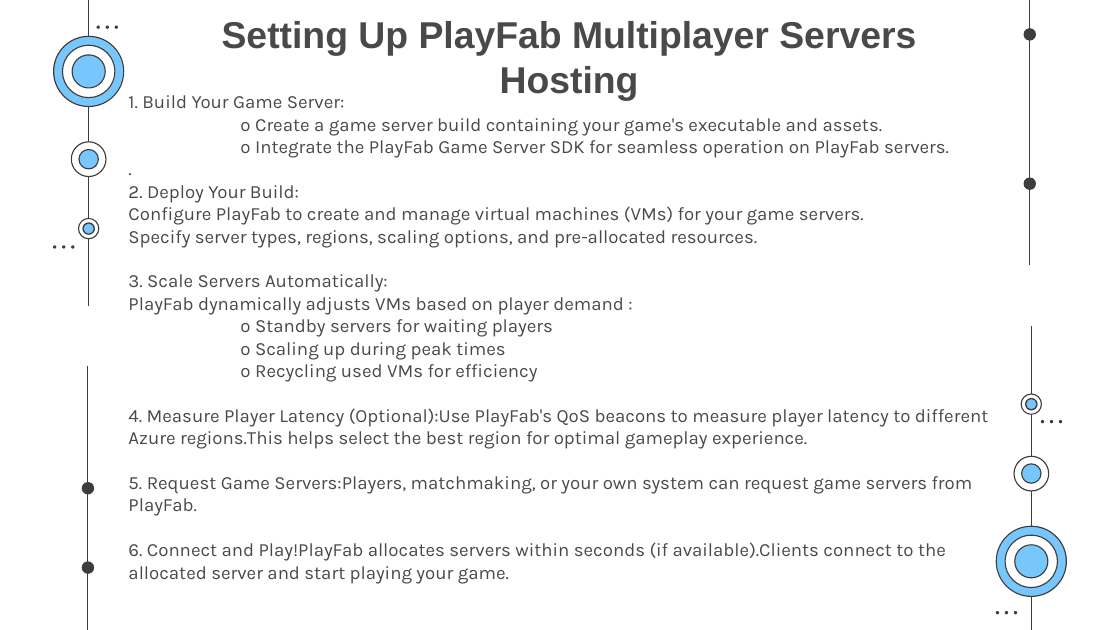
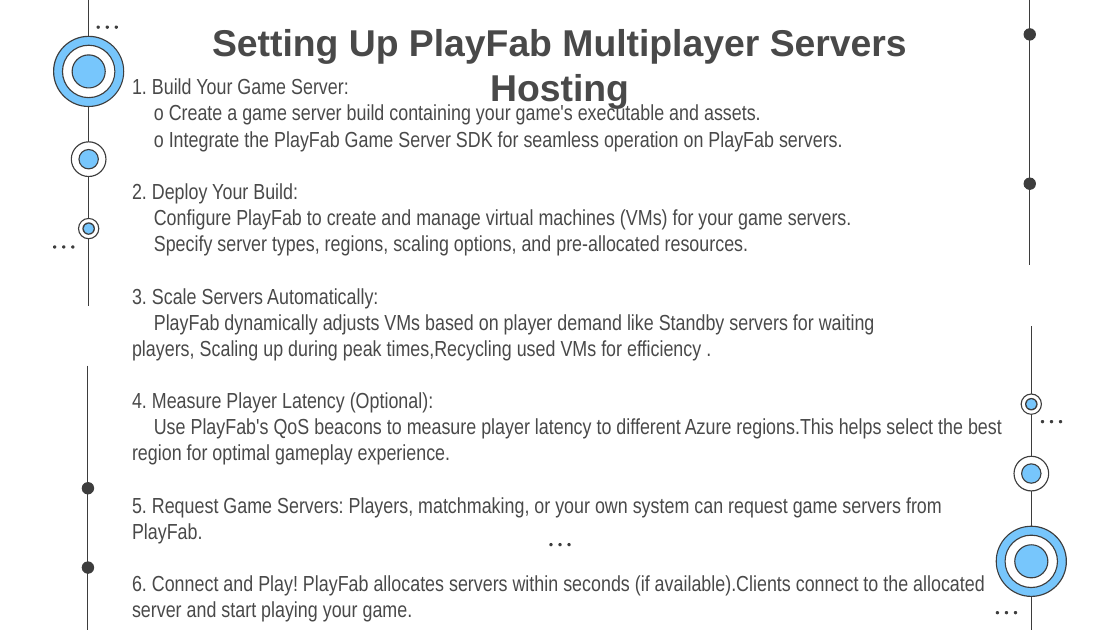
Before and after one commit to SaurabhYadav388/misc_works, a slide deck: slide 38 of Cloud_PPT/Shosau.pptx. Drawn at 1120x630 pixels with LibreOffice and Linux fonts; fonts in the diff are those of the drawing. Boxes give left, top, right and bottom in pixels: in the first picture for what was removed or moved away, otherwise in the second. Text is boxed around its words. In the diff, an @@ line names an element or a change of style, - is before the commit and + after.

```diff
--- a/Cloud_PPT/Shosau.pptx
+++ b/Cloud_PPT/Shosau.pptx
@@ title "Setting Up PlayFab Multiplayer Servers ...": place and size @@
-title "Setting Up PlayFab Multiplayer Servers ..." at bbox=[222, 21, 916, 101]
+title "Setting Up PlayFab Multiplayer Servers ..." at bbox=[212, 29, 907, 108]
@@ subtitle at bbox=[132, 78, 1002, 622]: text changed; size 12 to 14 pt; font Karla to Arial Narrow @@
-1. Build Your Game Server:
-o Create a game server build containing your game's executable and assets.
-o Integrate the PlayFab Game Server SDK for seamless operation on PlayFab servers.
-.
-2. Deploy Your Build:
-Configure PlayFab to create and manage virtual machines (VMs) for your game servers.
-Specify server types, regions, scaling options, and pre-allocated resources.
-3. Scale Servers Automatically:
-PlayFab dynamically adjusts VMs based on player demand :
-o Standby servers for waiting players
-o Scaling up during peak times
-o Recycling used VMs for efficiency
-4. Measure Player Latency (Optional):Use PlayFab's QoS beacons to measure player latency to different Azure regions.This helps select the best region for optimal gameplay experience.
-5. Request Game Servers:Players, matchmaking, or your own system can request game servers from PlayFab.
-6. Connect and Play!PlayFab allocates servers within seconds (if available).Clients connect to the allocated server and start playing your game.
+1. Build Your Game Server:
+o Create a game server build containing your game's executable and assets.
+o Integrate the PlayFab Game Server SDK for seamless operation on PlayFab servers.
+2. Deploy Your Build:
+Configure PlayFab to create and manage virtual machines (VMs) for your game servers.
+Specify server types, regions, scaling options, and pre-allocated resources.
+3. Scale Servers Automatically:
+PlayFab dynamically adjusts VMs based on player demand like Standby servers for waiting players, Scaling up during peak times,Recycling used VMs for efficiency .
+4. Measure Player Latency (Optional):
+Use PlayFab's QoS beacons to measure player latency to different Azure regions.This helps select the best region for optimal gameplay experience.
+5. Request Game Servers: Players, matchmaking, or your own system can request game servers from PlayFab.
+6. Connect and Play! PlayFab allocates servers within seconds (if available).Clients connect to the allocated server and start playing your game.
@@ ellipse added at bbox=[549, 543, 552, 547], fill #3D3D3D @@
@@ ellipse added at bbox=[559, 543, 562, 547], fill #3D3D3D @@
@@ ellipse added at bbox=[568, 543, 571, 547], fill #3D3D3D @@
```
Also in this commit, not shown: 9 other slides changed, 3 slides added, 3 slides removed.
